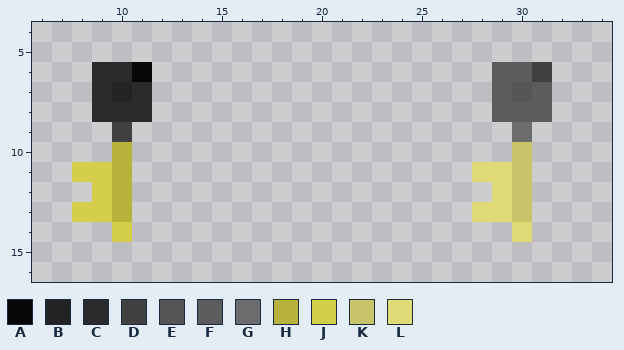
Pixel-art sprite: ProyectosSDL/HolaSDL/images/Items/key2.png. Above, as it was before the edit.
The file is 40x20 pixels. Colours within 5 levels of each other are drawn and written as one. Shown: x 6..34, y 4..16.
Palette (. is transparent): A #070707  B #232323  C #2b2b2b  D #404040  E #565656  F #5c5c5c  G #6c6c6c  H #b8b33d  J #d4cf4b  K #c8c46a  L #deda75
The same view after the edit:
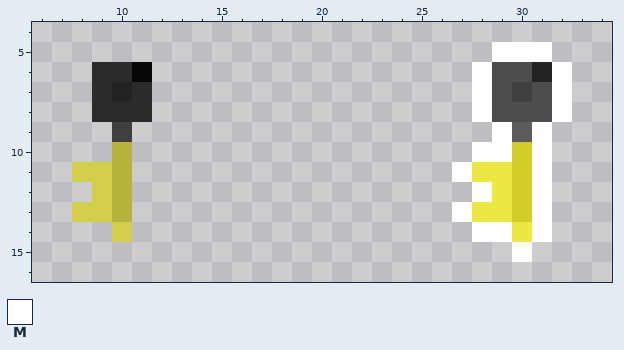
Colours new in this view: M #ffffff
Edits made:
{"colour":"F","old":"#5c5c5c","new":"#4d4d4d"}
{"colour":"G","old":"#6c6c6c","new":"#5c5c5c"}
{"colour":"K","old":"#c8c46a","new":"#d3cd2c"}
{"colour":"L","old":"#deda75","new":"#ede742"}
{"y":5,"x":29,"old":"...","new":"MMM"}
{"y":6,"x":28,"old":".","new":"M"}
{"y":6,"x":31,"old":"D.","new":"BM"}
{"y":7,"x":28,"old":".","new":"M"}
{"y":7,"x":30,"old":"E","new":"D"}
{"y":7,"x":32,"old":".","new":"M"}
{"y":8,"x":28,"old":".","new":"M"}
{"y":8,"x":32,"old":".","new":"M"}
{"y":9,"x":29,"old":".","new":"M"}
{"y":9,"x":31,"old":".","new":"M"}
{"y":10,"x":28,"old":"..","new":"MM"}
{"y":10,"x":31,"old":".","new":"M"}
{"y":11,"x":27,"old":".","new":"M"}
{"y":11,"x":31,"old":".","new":"M"}
{"y":12,"x":28,"old":".","new":"M"}
{"y":12,"x":31,"old":".","new":"M"}
{"y":13,"x":27,"old":".","new":"M"}
{"y":13,"x":31,"old":".","new":"M"}
{"y":14,"x":28,"old":"..","new":"MM"}
{"y":14,"x":31,"old":".","new":"M"}
{"y":15,"x":30,"old":".","new":"M"}
{"label":"changed","picture_box":[452,42,572,262]}
